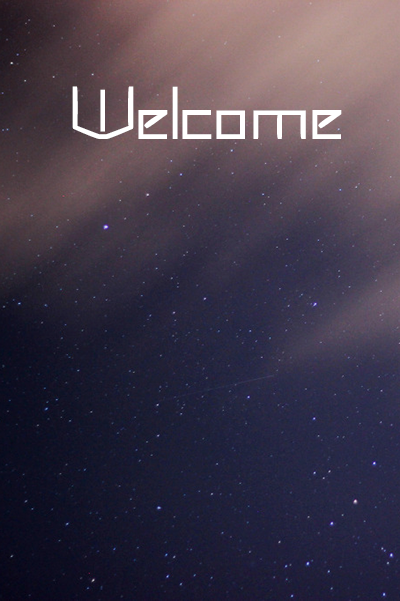
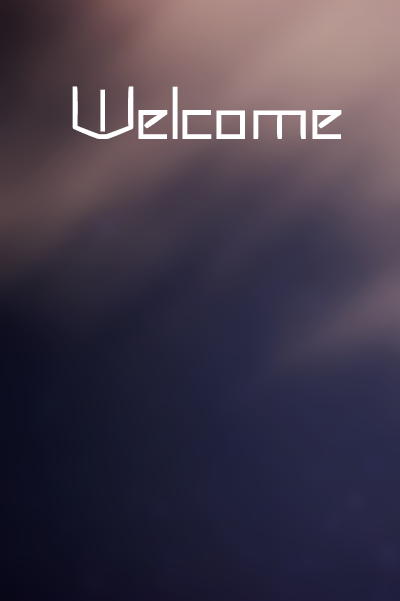
Revision of a layered 400×601 image; what changed, layer by layer:
added layer "Welcome" above "Joining" over <box>72,86,342,139</box>
renamed "Welcome" to "Joining", hid it, painted on it over <box>72,86,342,159</box>
added layer "背景 副本" above "背景" over <box>0,0,400,601</box>
